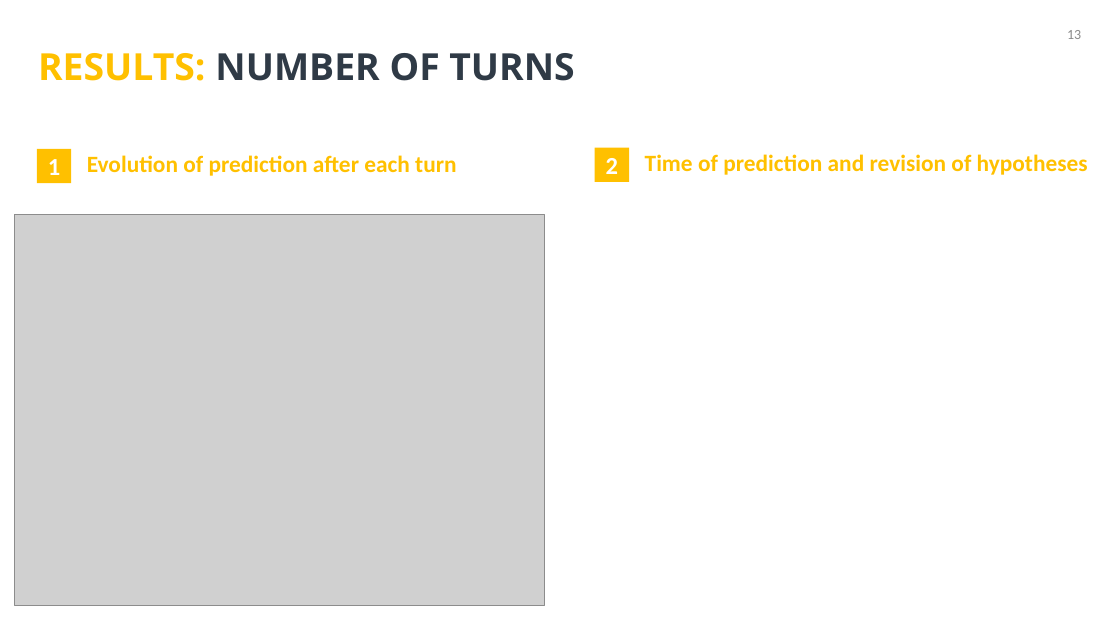
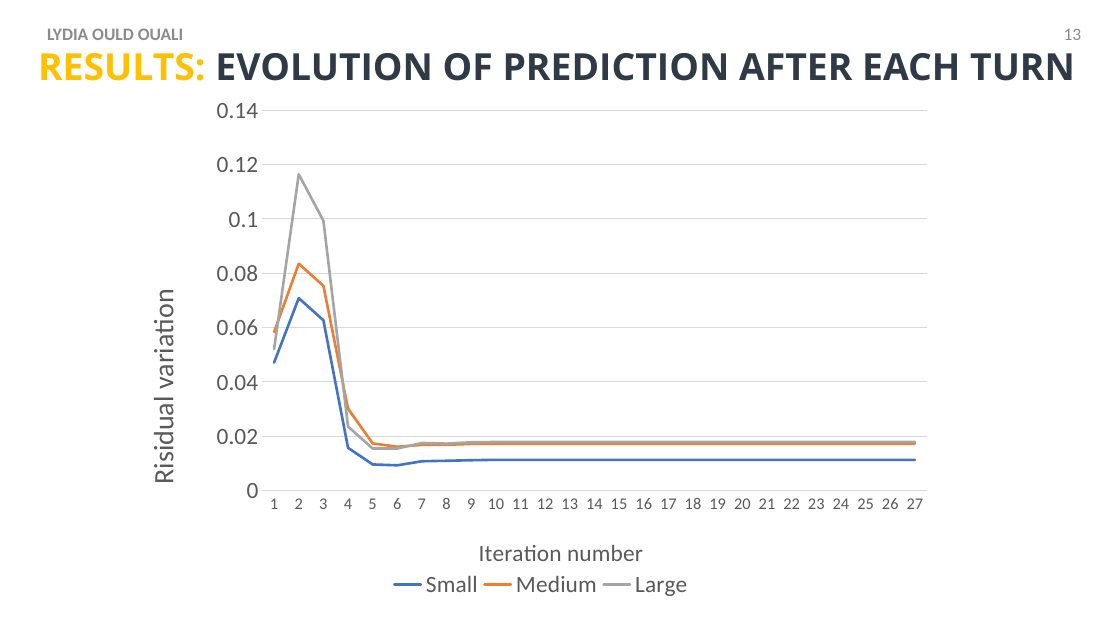
Before and after one commit to Olydia/Discolog, a slide deck: slide 18 of papers/Presentations/intellisys/intellysis.pptx. Drawn at 1120x630 pixels with LibreOffice and Linux fonts; fonts in the diff are those of the drawing; grey boxes stand for pictures. Boxes give left, top, right and bottom in pixels: in the first picture for what was removed or moved away, otherwise in the second. Text is boxed around its words. In the diff, an @@ line names an element or a change of style, - is before the commit and + after.

```diff
--- a/papers/Presentations/intellisys/intellysis.pptx
+++ b/papers/Presentations/intellisys/intellysis.pptx
@@ text added at (x1=47, y1=28, x2=183, y2=40), 15 pt, text #8C8C8C, bold @@
+LYDIA OULD OUALI
@@ text "13" at (x1=1064, y1=29, x2=1082, y2=40): size 12 to 15 pt @@
@@ title at (x1=38, y1=53, x2=1075, y2=81): text changed @@
-RESULTS: NUMBER OF TURNS
+RESULTS: EVOLUTION OF PREDICTION AFTER EACH TURN
@@ line chart added at (x1=127, y1=88, x2=955, y2=610) @@
+categories: 1, 2, 3, 4, 5, 6, 7, 8, 9, 10, 11, 12, 13, 14, 15, 16, 17, 18, 19, 20, 21, 22, 23, 24, 25, 26, 27
+Small: 0.047, 0.071, 0.063, 0.016, 0.01, 0.009, 0.011, 0.011, 0.011, 0.011, 0.011, 0.011, 0.011, 0.011, 0.011, 0.011, 0.011, 0.011, 0.011, 0.011, 0.011, 0.011, 0.011, 0.011, 0.011, 0.011, 0.011
+Medium: 0.058, 0.084, 0.075, 0.03, 0.017, 0.016, 0.017, 0.017, 0.017, 0.017, 0.017, 0.017, 0.017, 0.017, 0.017, 0.017, 0.017, 0.017, 0.017, 0.017, 0.017, 0.017, 0.017, 0.017, 0.017, 0.017, 0.017
+Large: 0.052, 0.116, 0.099, 0.024, 0.015, 0.015, 0.017, 0.017, 0.018, 0.018, 0.018, 0.018, 0.018, 0.018, 0.018, 0.018, 0.018, 0.018, 0.018, 0.018, 0.018, 0.018, 0.018, 0.018, 0.018, 0.018, 0.018
@@ rectangle removed at (x1=37, y1=149, x2=71, y2=183) @@
-1
@@ rectangle removed at (x1=595, y1=148, x2=629, y2=182) @@
-2
@@ text removed at (x1=87, y1=155, x2=456, y2=176) @@
-Evolution of prediction after each turn
@@ text removed at (x1=645, y1=154, x2=1088, y2=175) @@
-Time of prediction and revision of hypotheses
@@ picture removed at (x1=14, y1=215, x2=544, y2=606) @@
```
Also in this commit, not shown: 19 other slides changed, 2 other files.
